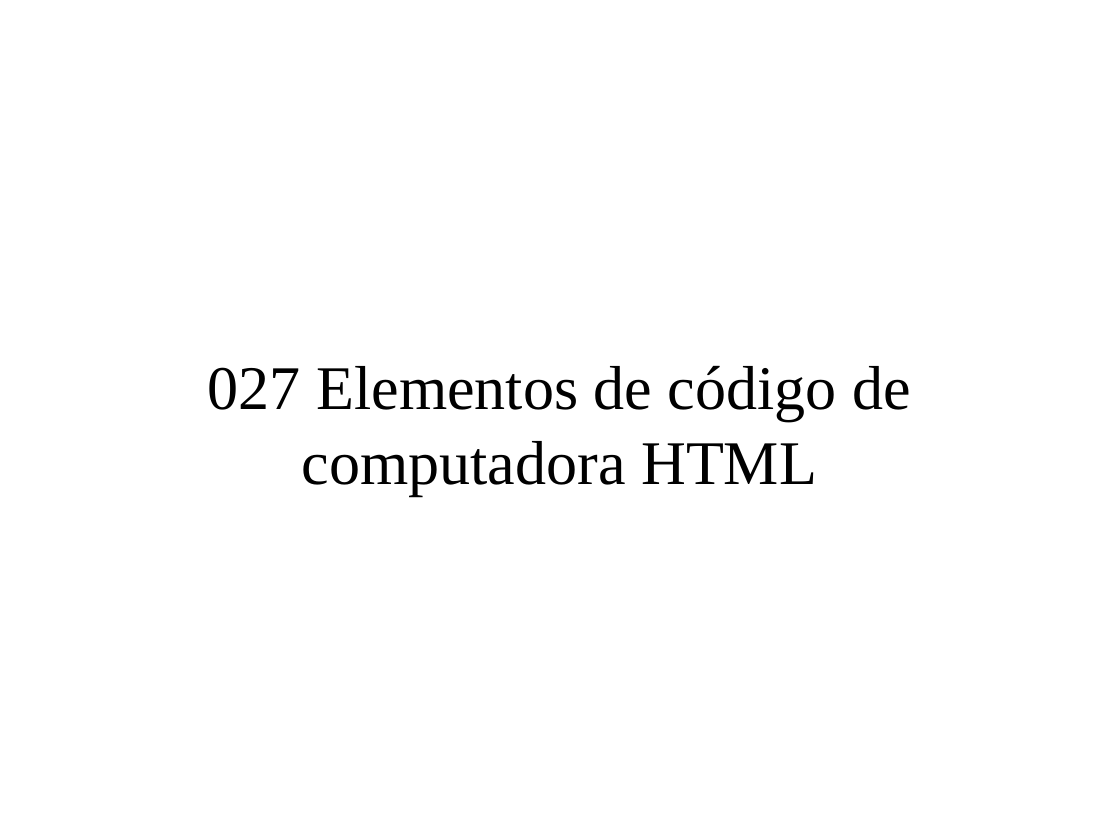
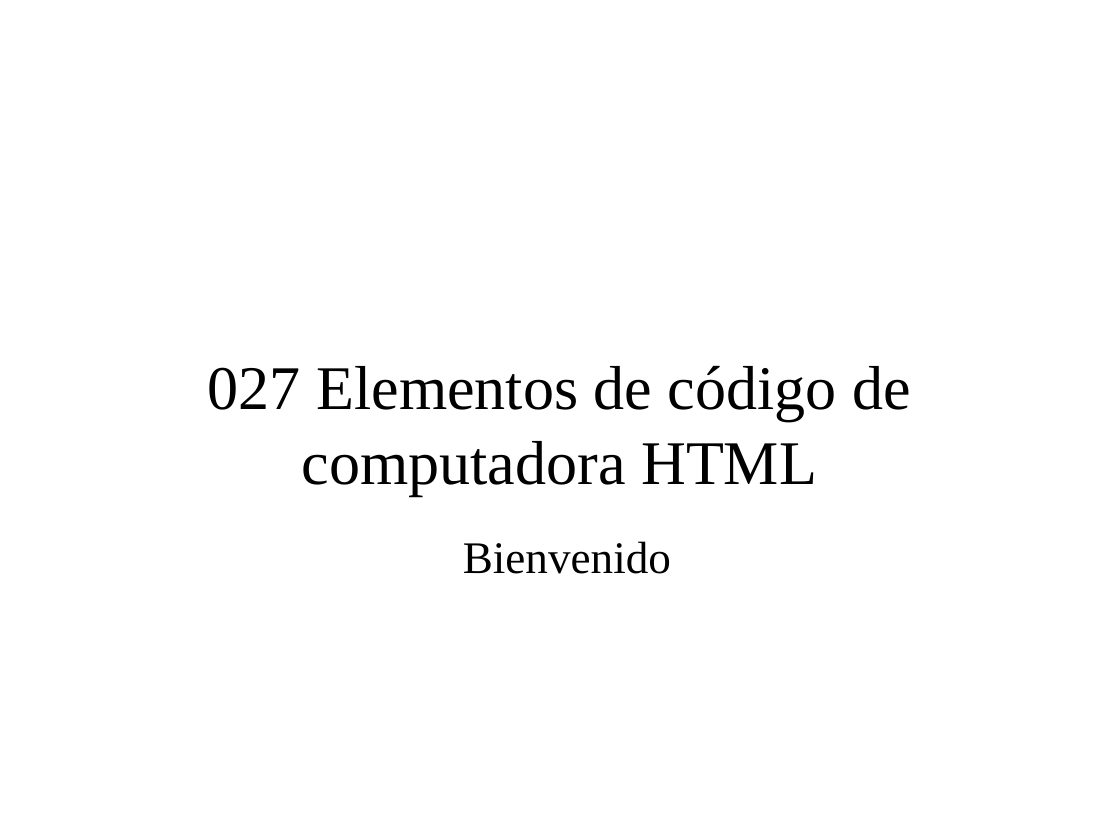
Before and after one commit to codefuncode/Curso-de-HTML-2020, a slide deck: slide 1 of 01-Tutorial-HTML/027-Elementos-de-codigo-de-computadora-HTML/027-Elementos-de-codigo-de-computadora-HTML.odp. Drawn at 1120x840 pixels with LibreOffice and Linux fonts; fonts in the diff are those of the drawing; background and template pictures are left out. Boxes give left, top, right and bottom in pixels: in the first picture for what was removed or moved away, otherwise in the second. Text is boxed around its words. In the diff, an @@ line names an element or a change of style, - is before the commit and + after.

```diff
--- a/01-Tutorial-HTML/027-Elementos-de-codigo-de-computadora-HTML/027-Elementos-de-codigo-de-computadora-HTML.odp
+++ b/01-Tutorial-HTML/027-Elementos-de-codigo-de-computadora-HTML/027-Elementos-de-codigo-de-computadora-HTML.odp
@@ text added at [463, 541, 671, 574], 32 pt, text #000000 @@
+Bienvenido
```
Also in this commit, not shown: 3 other files.
